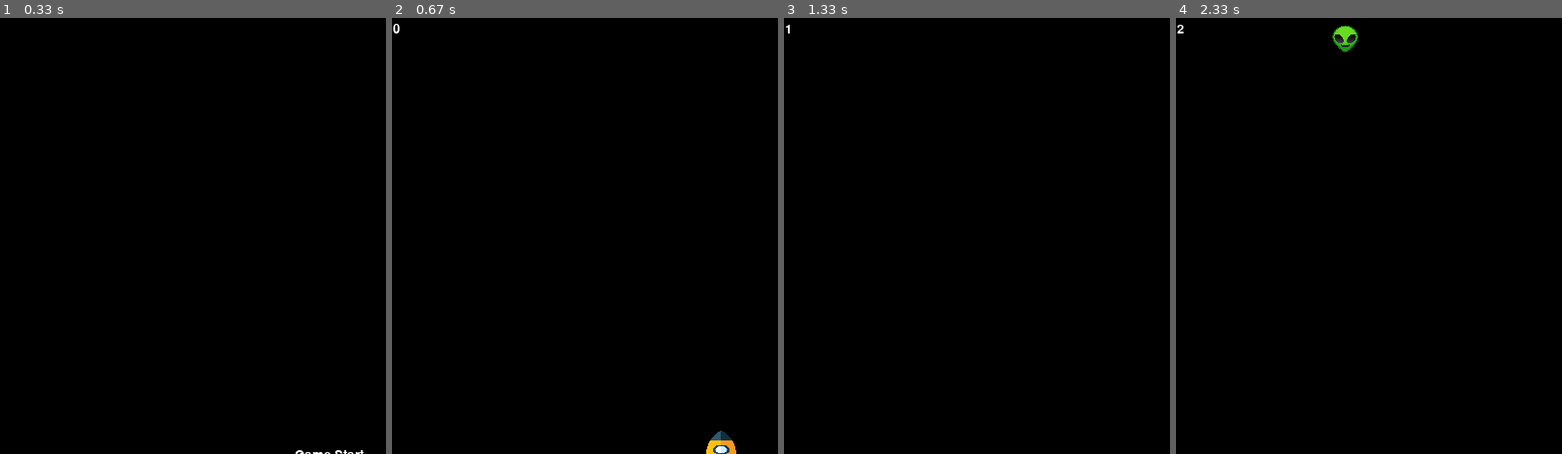
Above: before the commit, frames 1-4 (left to right).
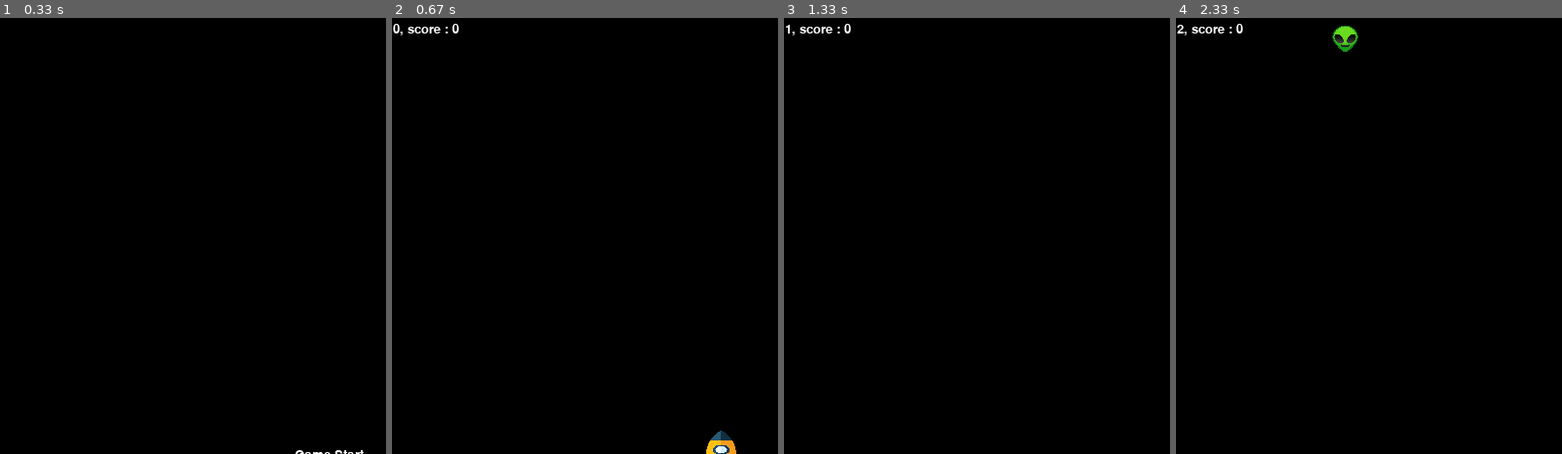
Above: after the commit, the same moments.

Repository: jeno0228/Git_Team
Game: pygame game, started from code/pygame_test.py
Two runs of this game, one before a commit and one after it. Both use one fixed random seed, a clock stepped at 60 frames per second and the inputs below.
Inputs (mouse positions are % of the whole screen's width and height, from its top left):
- Up to frame 1 (0.33 s): no input
- Up to frame 2 (0.67 s): press the mouse at (56, 50) at 0.37 s; move the mouse to (42, 50) at 0.47 s; release the mouse at (29, 51) at 0.6 s
- Up to frame 3 (1.33 s): click (21, 35) at 0.72 s; hold Right from 1 s (still down)
- Up to frame 4 (2.33 s): release Right at 1.47 s; hold Up 1.5-1.8 s; hold Right 1.83-2.3 s
The pictures show only the part of the screen within x 13-63%, y 0-50%; the shares and areas given below are measured in that part.

Frame 1 is identical in both runs. In frame 2, 0.1% of the frame differs, in the area x 2-18%, y 1-4%; in frame 3, 0.1%; in frame 4, 0.1%.

Commit message:
레벨 추가, 총 효과음 위치 수정, 점수 추가, 총알 크기 증가 아이템 추가

Diff:
--- a/code/pygame_test.py
+++ b/code/pygame_test.py
@@ -17,6 +17,7 @@
 
 background_music = pygame.mixer.Sound('code/sci-fi_theme.mp3')
 background_music.play(-1)
+
 class obj:
     def __init__(self):
         self.x = 0
@@ -54,6 +55,7 @@
 bullets = []
 enemies = []
 items = []
+bullet_items = []
 spawn = []
 for i in range(size[1]):
     spawn.append((0,i))
@@ -61,7 +63,6 @@
 for i in range(size[0]):
     spawn.append((i,0))
     spawn.append((i,size[1]))
-
 
 
 
@@ -78,6 +79,8 @@
 color = (0,0,0)
 white = (255, 255, 255)
 killed = 0
+level = 0
+bullet_size = 5
 font = pygame.font.Font("code/bold_pw.ttf",20)
 
 # start
@@ -129,13 +132,13 @@
                 down_go = False
         if event.type == pygame.MOUSEBUTTONDOWN:
             shooting = True
-            shoot_sound.play()
             delay = 0
         elif event.type == pygame.MOUSEBUTTONUP:
             shooting = False
             delay = 1
 
-
+    if level >= 18:
+        level = 18
     if panda.x > 0 and left_go:
         panda.x -= panda.mv
     if (panda.x+panda.sx)<size[0] and right_go:
@@ -144,11 +147,12 @@
         panda.y -= panda.mv
     if (panda.y+panda.sy)<size[1] and down_go:
         panda.y += panda.mv
-    if shooting & (delay % 10 == 0):
+    if shooting & (delay % (10-level//2) == 0):
             mouse_x, mouse_y = pygame.mouse.get_pos()
+            shoot_sound.play()
             bullet = obj()
             bullet.put_img("code/bullet.jpg")
-            bullet.change_size(5,5)
+            bullet.change_size(bullet_size, bullet_size)
             bullet.mv = 20
             bullet.mv_x = ((bullet.mv**2)*(mouse_x-panda.x-panda.sx//2)**2//((mouse_x-panda.x-panda.sx//2)**2+(mouse_y-panda.y-panda.sy//2)**2))**(1/2)
             bullet.mv_y = ((bullet.mv**2)*(mouse_y-panda.y-panda.sy//2)**2//((mouse_x-panda.x-panda.sx//2)**2+(mouse_y-panda.y-panda.sy//2)**2))**(1/2)
@@ -164,6 +168,7 @@
     dm_bullets = []
     dm_enemies = []
     dm_items = []
+    dm_bullet_items = []
     for i in range(len(bullets)):
         bullet = bullets[i]
         bullet.x += bullet.mv_x
@@ -171,7 +176,7 @@
         if bullet.y <= -bullet.sy or bullet.x <= -bullet.sx or bullet.x > size[0] or bullet.y > size[1]:
             dm_bullets.append(i)
 
-    if random.random() > 0.98:
+    if random.random() > (0.98-0.01*level):
         enemy = obj()
         enemy.put_img("code/aa.png")
         enemy.change_size(30,30)
@@ -186,8 +191,13 @@
         item.x = random.randint(0,size[0]-15)
         item.y = random.randint(0,size[1]-15)
         items.append(item)
-
-
+    if (random.random() > 0.9999 and len(bullet_items) < 3):
+        item = obj()
+        item.put_img("code/item_bullet.png")
+        item.change_size(15,15)
+        item.x = random.randint(0,size[0]-15)
+        item.y = random.randint(0,size[1]-15)
+        bullet_items.append(item)
 
 
     for i in range(len(enemies)):
@@ -201,6 +211,7 @@
         enemy.x += enemy.mv_x
         enemy.y += enemy.mv_y
 
+
     for i in range(len(enemies)):
         enemy = enemies[i]
         for j in range(len(bullets)):
@@ -210,6 +221,8 @@
                 dm_enemies.append(i)
                 dm_bullets.append(j)
                 killed += 1
+
+
     for enemy in enemies:
         if crash(enemy, panda):
             explosion_sound_2.play()
@@ -225,8 +238,16 @@
             panda.mv += 0.1
             dm_items.append(i)
 
+    for i in range(len(bullet_items)):
+        item = bullet_items[i]
+        if crash(item, panda):
+            bullet_size += 0.2
+            dm_bullet_items.append(i)
+
+
     now_time = datetime.now()
     delta_time = round((now_time-start_time).total_seconds())
+    level = delta_time//60
     screen.fill(color)
 
     panda.show()
@@ -257,7 +278,16 @@
             item.show()
     items = new_items[:]
 
-    text = font.render("killed : {}, time : {}".format(killed, delta_time), True, (255,255,255))
+    new_items = []
+    for i in range(len(bullet_items)):
+        item = bullet_items[i]
+        if i not in dm_bullet_items:
+            new_items.append(item)
+            item.show()
+    bullet_items = new_items[:]
+
+
+    text = font.render("killed : {}, time : {}, score : {}".format(killed, delta_time, killed+delta_time//10), True, (255,255,255))
     screen.blit(text, (10,5))
 
     #update
Binary file added: code/item_bullet.png
